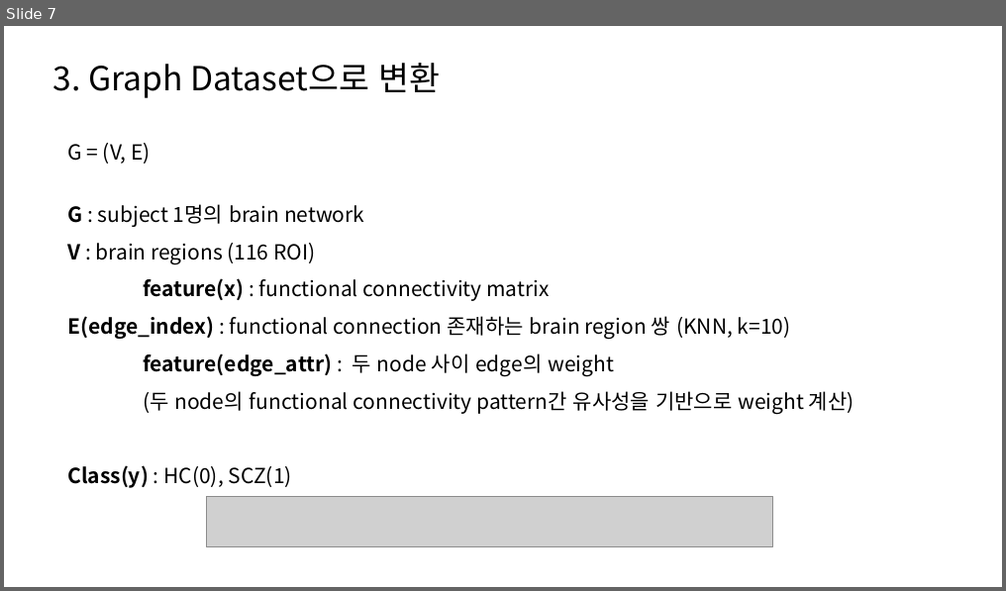
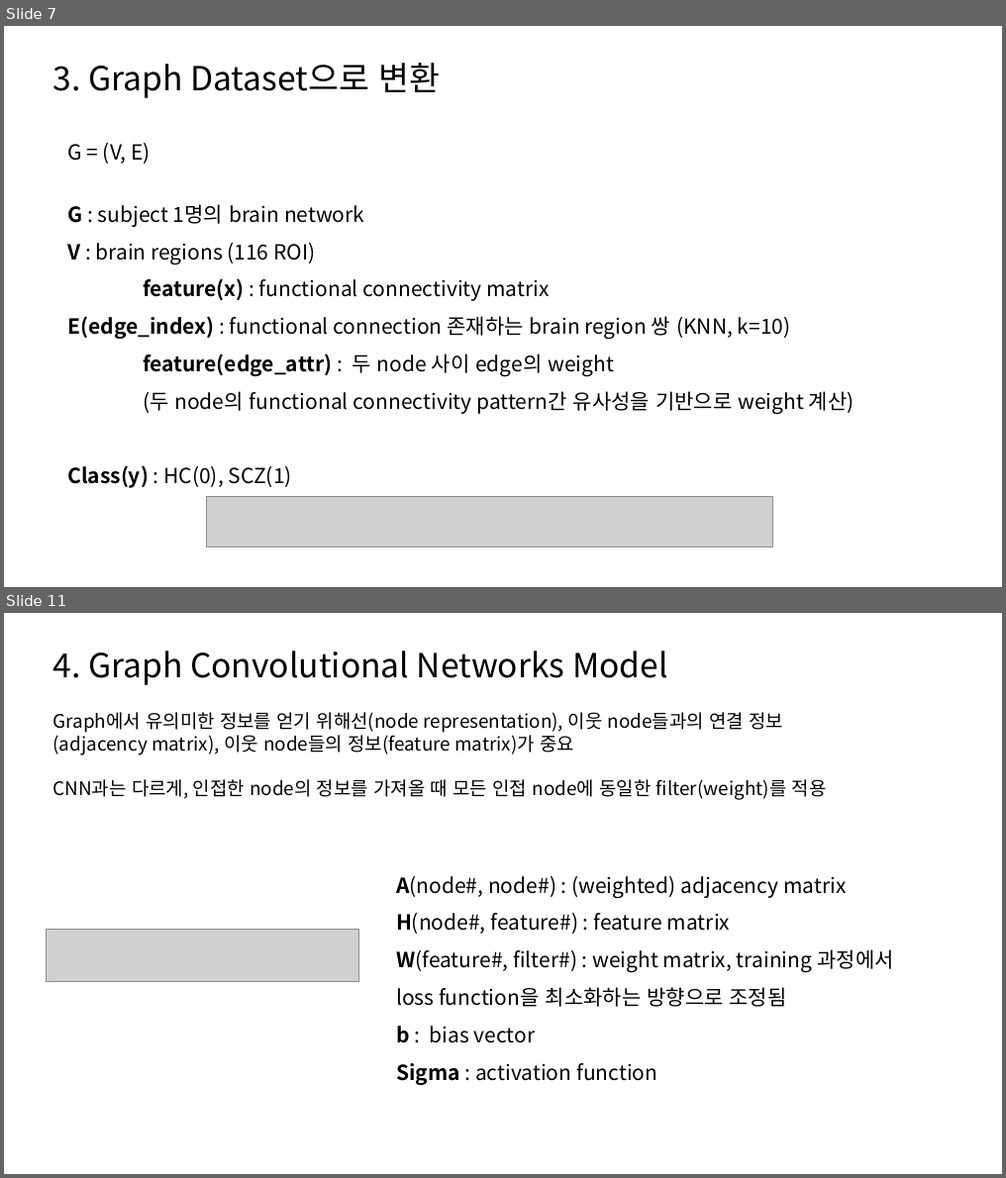
Before and after one commit to janett105/GNN_SCHZ, a slide deck: Presentation/초기 발표 (1).pptx. Shown one above the other, each under a label of ours: slide 7 before the commit, slides 7 and 11 after it; the slides between them are not shown. The pictures are 1006x591 and 1006x1178 pixels, drawn with LibreOffice and Linux fonts; fonts in the diff are those of the drawing; grey boxes stand for pictures. Boxes give left, top, right and bottom in pixels: in the first picture for what was removed or moved away, otherwise in the second. Text is boxed around its words. In the diff, an @@ line names an element or a change of style, - is before the commit and + after.

```diff
--- a/Presentation/초기 발표 (1).pptx
+++ b/Presentation/초기 발표 (1).pptx
@@ slide 11 added at [4, 613, 1002, 1174], background #FFFFFF @@
@@ text added at [54, 651, 668, 685], 32 pt, text #000000 @@
+4. Graph Convolutional Networks Model
@@ text added at [54, 712, 783, 756], 18 pt, text #000000 @@
+Graph에서 유의미한 정보를 얻기 위해선(node representation), 이웃 node들과의 연결 정보(adjacency matrix), 이웃 node들의 정보(feature matrix)가 중요
@@ text added at [54, 779, 827, 800], 18 pt, text #000000 @@
+CNN과는 다르게, 인접한 node의 정보를 가져올 때 모든 인접 node에 동일한 filter(weight)를 적용
@@ text added at [396, 876, 893, 1085], 20 pt, text #000000 @@
+A(node#, node#) : (weighted) adjacency matrix
+H(node#, feature#) : feature matrix
+W(feature#, filter#) : weight matrix, training 과정에서 loss function을 최소화하는 방향으로 조정됨
+b : bias vector
+Sigma : activation function
@@ picture added at [46, 929, 358, 982] @@
```
Also in this commit, not shown: 8 slides changed, 4 other slides added, 1 slide removed, 30 other files.
